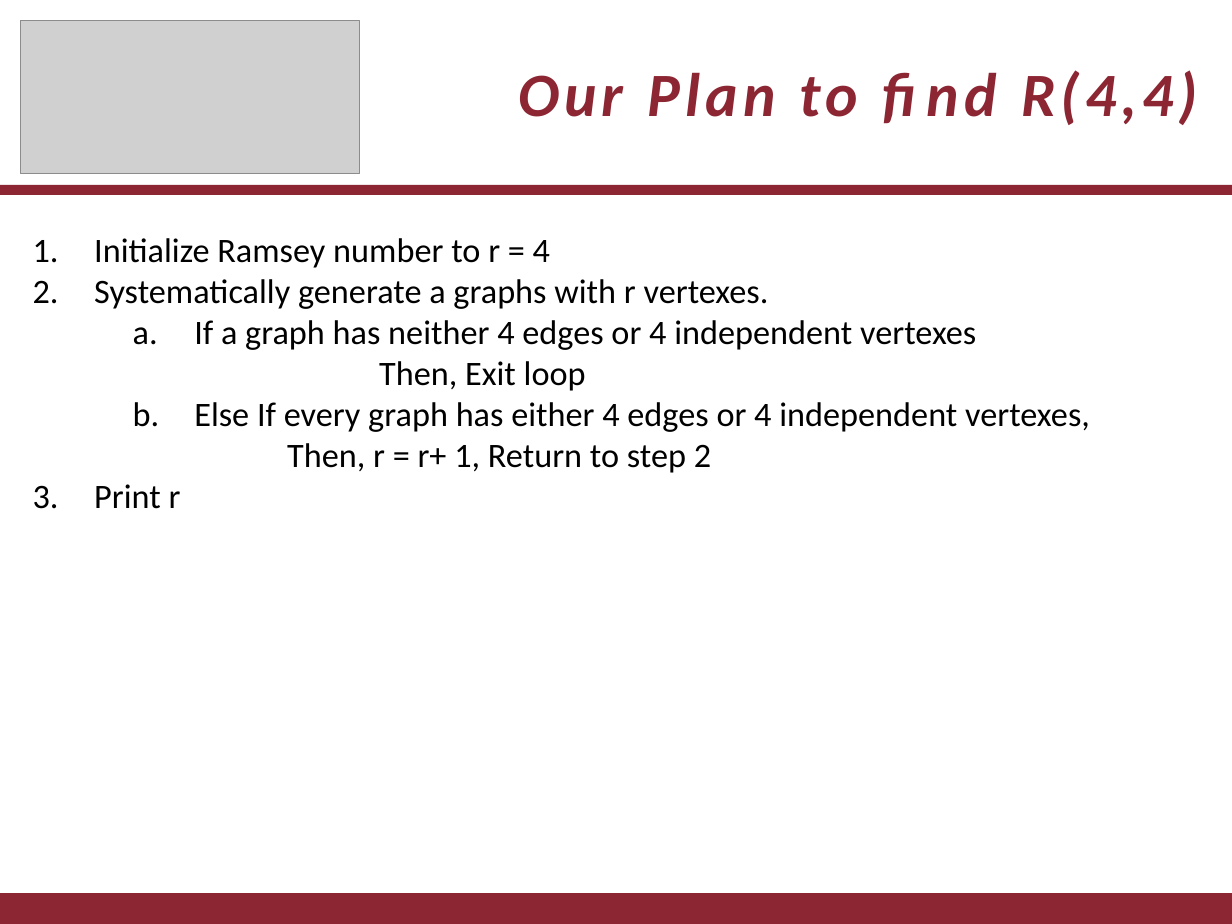
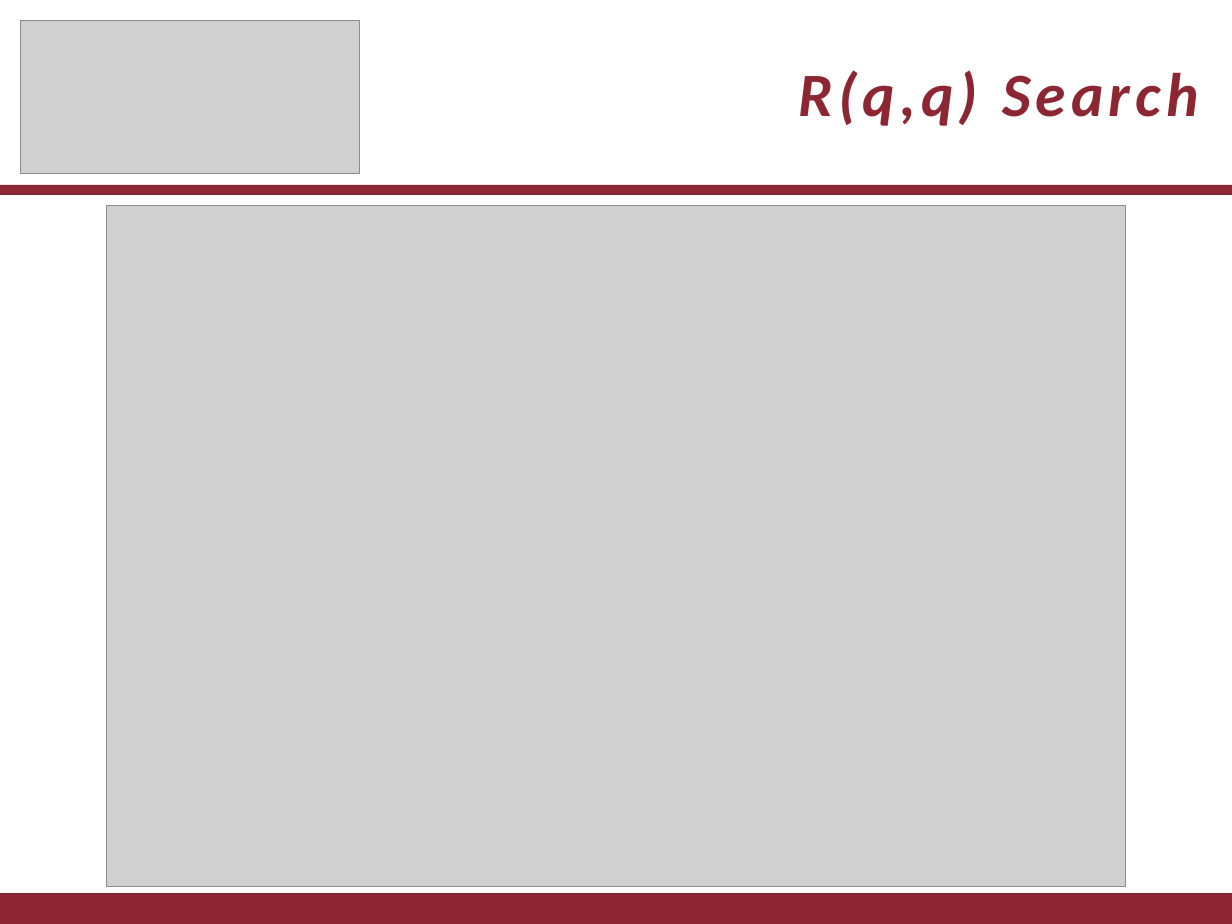
Before and after one commit to dhutchis/RamSearch, a slide deck: slide 8 of RamSearch.pptx. Drawn at 1232x924 pixels with LibreOffice and Linux fonts; fonts in the diff are those of the drawing; grey boxes stand for pictures. Boxes give left, top, right and bottom in pixels: in the first picture for what was removed or moved away, otherwise in the second. Text is boxed around its words. In the diff, an @@ line names an element or a change of style, - is before the commit and + after.

```diff
--- a/RamSearch.pptx
+++ b/RamSearch.pptx
@@ text at (x1=799, y1=70, x2=1198, y2=126): text changed @@
-Our Plan to find R(4,4)
+R(q,q) Search
@@ picture added at (x1=106, y1=206, x2=1125, y2=887) @@
@@ text removed at (x1=94, y1=238, x2=1090, y2=509) @@
-1. Initialize Ramsey number to r = 4
-2. Systematically generate a graphs with r vertexes.
-  a. If a graph has neither 4 edges or 4 independent vertexes
-  Then, Exit loop
-  b. Else If every graph has either 4 edges or 4 independent vertexes,
-  Then, r = r+ 1, Return to step 2
-3. Print r
```
Also in this commit, not shown: 1 other file.
